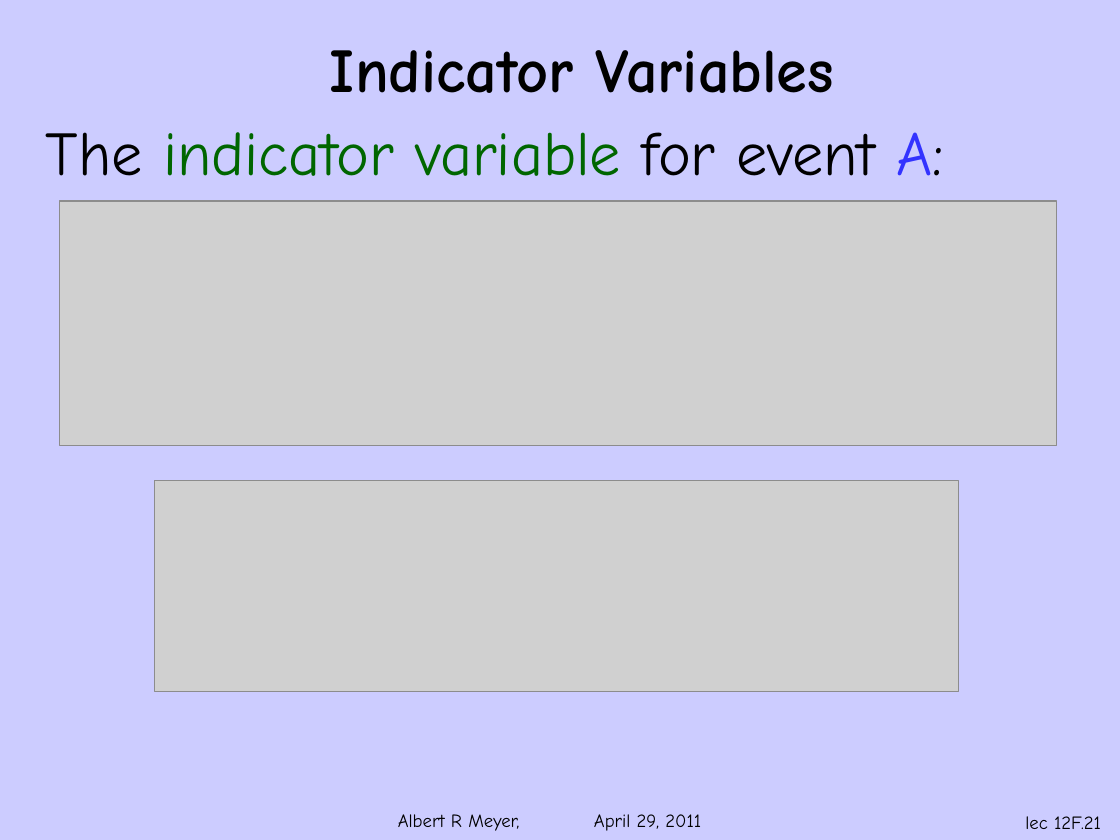
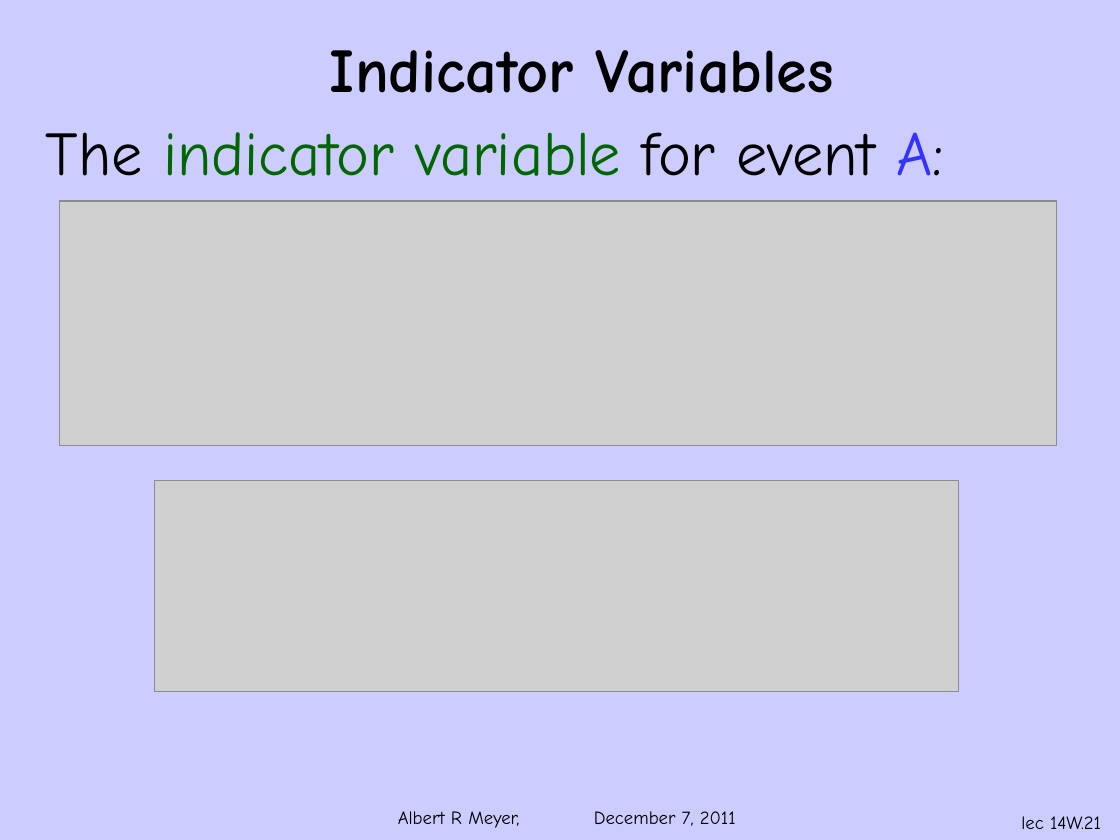
Before and after one commit to armeyer/mcs_web, a slide deck: slide 21 of fall11/slidesF11/slides14w.pptx. Drawn at 1120x840 pixels with LibreOffice and Linux fonts; fonts in the diff are those of the drawing; grey boxes stand for pictures; background and template pictures are left out. Boxes give left, top, right and bottom in pixels: in the first picture for what was removed or moved away, otherwise in the second. Text is boxed around its words. In the diff, an @@ line names an element or a change of style, - is before the commit and + after.

Commit message:
slides14m,w; typos in ruin recurrences; deviation section label

```diff
--- a/fall11/slidesF11/slides14w.pptx
+++ b/fall11/slidesF11/slides14w.pptx
@@ text at (x1=398, y1=811, x2=736, y2=828): text changed @@
-Albert R Meyer, April 29, 2011
+Albert R Meyer, December 7, 2011
@@ page number at (x1=1021, y1=816, x2=1101, y2=829): text changed @@
-lec 12F.21
+lec 14W.21
```
Also in this commit, not shown: 56 other slides changed, 4 other files.
